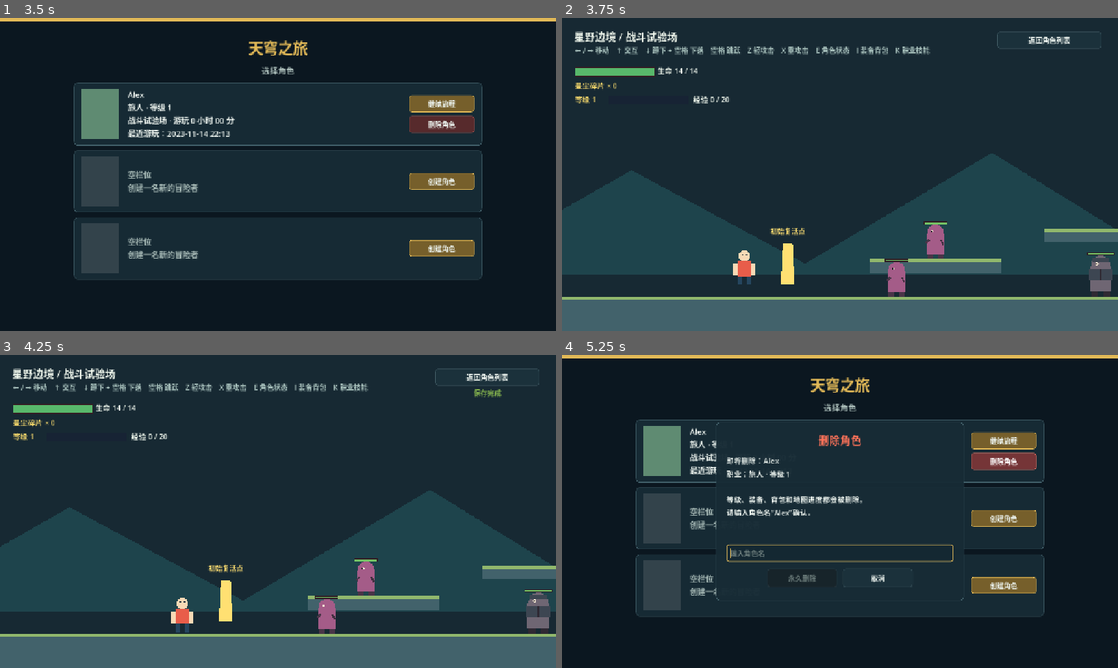
Above: before the commit, frames 1-4 (two rows, left to right).
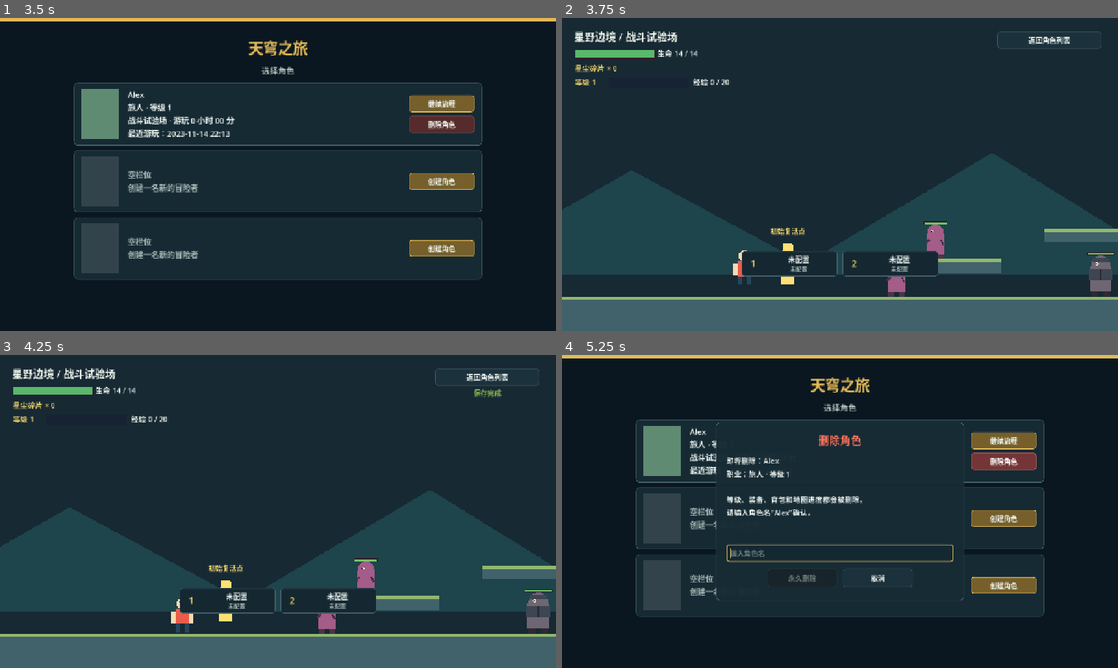
Above: after the commit, the same moments.

Repository: chenmi8090/2d-rpg-like
Game: Godot game, scene res://scenes/ui/character_select.tscn
Same seed, same stepped clock (60 frames per second), same inputs: the game is played once before the commit and once after it.
Inputs (mouse positions are in pixels of both pictures, inside the frame that each line leads up to):
- Up to frame 1 (3.5 s): click "创建角色" at 0.5 s; click (161, 118) at 1.27 s; type "Alex" at 1.35 s; click "旅人" at 2 s; click "创建角色" at 2.75 s
- Up to frame 2 (3.75 s): click "继续旅程" at 3.5 s
- Up to frame 3 (4.25 s): no input
- Up to frame 4 (5.25 s): click "返回角色列表" at 4.25 s; click "删除角色" at 5 s

Frame 1 is identical in both runs. In frame 2, 4.7% of the frame differs, in the area x 2-68%, y 9-83%; in frame 3, 4.7%; in frame 4, nothing differs.

Commit message:
feat(ui): add combat skill quickbar HUD

Diff:
--- a/scenes/levels/test_level.tscn
+++ b/scenes/levels/test_level.tscn
@@ -87,22 +87,13 @@
 theme_override_font_sizes/font_size = 24
 text = "天穹之旅 / 战斗试验场"
 
-[node name="Controls" type="Label" parent="Interface"]
-offset_left = 30.0
-offset_top = 62.0
-offset_right = 900.0
-offset_bottom = 94.0
-theme_override_colors/font_color = Color(0.68, 0.78, 0.76, 1)
-theme_override_font_sizes/font_size = 16
-text = "← / → 移动    ↑ 交互    ↓ 蹲下 + 空格 下落    空格 跳跃    Z 轻攻击    X 重攻击    E 角色状态    I 装备背包    K 职业技能"
-
 [node name="HealthPanel" type="Control" parent="Interface"]
 layout_mode = 3
 anchors_preset = 0
 offset_left = 30.0
-offset_top = 108.0
+offset_top = 68.0
 offset_right = 450.0
-offset_bottom = 220.0
+offset_bottom = 180.0
 
 [node name="HealthBack" type="ColorRect" parent="Interface/HealthPanel"]
 offset_top = 5.0
@@ -177,6 +168,108 @@
 text = "升级！"
 horizontal_alignment = 1
 vertical_alignment = 1
+mouse_filter = 2
+
+[node name="SkillQuickbarHUD" type="Control" parent="Interface"]
+layout_mode = 3
+anchors_preset = 7
+anchor_left = 0.5
+anchor_top = 1.0
+anchor_right = 0.5
+anchor_bottom = 1.0
+offset_left = -226.0
+offset_top = -184.0
+offset_right = 226.0
+offset_bottom = -126.0
+grow_horizontal = 2
+grow_vertical = 0
+mouse_filter = 2
+
+[node name="Slot1" type="PanelContainer" parent="Interface/SkillQuickbarHUD"]
+offset_right = 220.0
+offset_bottom = 58.0
+mouse_filter = 2
+
+[node name="Content" type="Control" parent="Interface/SkillQuickbarHUD/Slot1"]
+layout_mode = 2
+mouse_filter = 2
+
+[node name="KeyText" type="Label" parent="Interface/SkillQuickbarHUD/Slot1/Content"]
+offset_left = 10.0
+offset_top = 8.0
+offset_right = 44.0
+offset_bottom = 50.0
+theme_override_colors/font_color = Color(0.95, 0.84, 0.42, 1)
+theme_override_font_sizes/font_size = 22
+text = "1"
+horizontal_alignment = 1
+vertical_alignment = 1
+mouse_filter = 2
+
+[node name="NameText" type="Label" parent="Interface/SkillQuickbarHUD/Slot1/Content"]
+offset_left = 54.0
+offset_top = 7.0
+offset_right = 208.0
+offset_bottom = 31.0
+theme_override_colors/font_color = Color(0.92, 0.96, 0.92, 1)
+theme_override_font_sizes/font_size = 16
+text = "未配置"
+horizontal_alignment = 1
+mouse_filter = 2
+
+[node name="StatusText" type="Label" parent="Interface/SkillQuickbarHUD/Slot1/Content"]
+offset_left = 54.0
+offset_top = 31.0
+offset_right = 208.0
+offset_bottom = 52.0
+theme_override_colors/font_color = Color(0.66, 0.73, 0.72, 1)
+theme_override_font_sizes/font_size = 13
+text = "未配置"
+horizontal_alignment = 1
+mouse_filter = 2
+
+[node name="Slot2" type="PanelContainer" parent="Interface/SkillQuickbarHUD"]
+offset_left = 232.0
+offset_right = 452.0
+offset_bottom = 58.0
+mouse_filter = 2
+
+[node name="Content" type="Control" parent="Interface/SkillQuickbarHUD/Slot2"]
+layout_mode = 2
+mouse_filter = 2
+
+[node name="KeyText" type="Label" parent="Interface/SkillQuickbarHUD/Slot2/Content"]
+offset_left = 10.0
+offset_top = 8.0
+offset_right = 44.0
+offset_bottom = 50.0
+theme_override_colors/font_color = Color(0.95, 0.84, 0.42, 1)
+theme_override_font_sizes/font_size = 22
+text = "2"
+horizontal_alignment = 1
+vertical_alignment = 1
+mouse_filter = 2
+
+[node name="NameText" type="Label" parent="Interface/SkillQuickbarHUD/Slot2/Content"]
+offset_left = 54.0
+offset_top = 7.0
+offset_right = 208.0
+offset_bottom = 31.0
+theme_override_colors/font_color = Color(0.92, 0.96, 0.92, 1)
+theme_override_font_sizes/font_size = 16
+text = "未配置"
+horizontal_alignment = 1
+mouse_filter = 2
+
+[node name="StatusText" type="Label" parent="Interface/SkillQuickbarHUD/Slot2/Content"]
+offset_left = 54.0
+offset_top = 31.0
+offset_right = 208.0
+offset_bottom = 52.0
+theme_override_colors/font_color = Color(0.66, 0.73, 0.72, 1)
+theme_override_font_sizes/font_size = 13
+text = "未配置"
+horizontal_alignment = 1
 mouse_filter = 2
 
 [node name="HealthText" type="Label" parent="Interface/HealthPanel"]
--- a/scripts/player.gd
+++ b/scripts/player.gd
@@ -541,6 +541,37 @@
 
 func get_skill_cooldown_remaining(skill_id: StringName) -> float:
 	return maxf(float(_skill_cooldowns.get(skill_id, 0.0)) - _elapsed_time, 0.0)
+
+
+func get_skill_hud_status(slot_index: int) -> Dictionary:
+	if slot_index < 0 or slot_index >= _skill_quickbar.size():
+		return {"state": &"empty", "message": "未配置", "skill_id": &""}
+	var skill_id := _skill_quickbar[slot_index]
+	if skill_id == &"":
+		return {"state": &"empty", "message": "未配置", "skill_id": &""}
+	var definition := DefinitionRegistry.get_skill(skill_id)
+	if definition == null or not definition.is_active():
+		return {"state": &"unavailable", "message": "配置无效", "skill_id": skill_id}
+	var base_status := {
+		"skill_id": skill_id,
+		"display_name": definition.display_name,
+		"cooldown_remaining": get_skill_cooldown_remaining(skill_id),
+	}
+	if not definition.is_available_to_profession(get_profession_id()):
+		base_status.merge({"state": &"unavailable", "message": "职业不符"})
+		return base_status
+	if get_skill_rank(skill_id) <= 0:
+		base_status.merge({"state": &"unavailable", "message": "尚未学习"})
+		return base_status
+	if not _equipped_weapon_satisfies_skill(definition):
+		base_status.merge({"state": &"unavailable", "message": "武器不符"})
+		return base_status
+	var cooldown_remaining := float(base_status.cooldown_remaining)
+	if cooldown_remaining > 0.0:
+		base_status.merge({"state": &"cooldown", "message": "冷却 %.1f 秒" % cooldown_remaining})
+		return base_status
+	base_status.merge({"state": &"ready", "message": "可用"})
+	return base_status
 
 
 func can_cast_skill(skill_id: StringName) -> Dictionary:
--- a/scripts/test_level.gd
+++ b/scripts/test_level.gd
@@ -30,6 +30,18 @@
 @onready var _experience_fill: ColorRect = $Interface/HealthPanel/ExpFill
 @onready var _experience_text: Label = $Interface/HealthPanel/ExpText
 @onready var _level_up_text: Label = $Interface/LevelUpText
+@onready var _skill_hud_slots: Array[PanelContainer] = [
+	$Interface/SkillQuickbarHUD/Slot1,
+	$Interface/SkillQuickbarHUD/Slot2,
+]
+@onready var _skill_hud_names: Array[Label] = [
+	$Interface/SkillQuickbarHUD/Slot1/Content/NameText,
+	$Interface/SkillQuickbarHUD/Slot2/Content/NameText,
+]
+@onready var _skill_hud_statuses: Array[Label] = [
+	$Interface/SkillQuickbarHUD/Slot1/Content/StatusText,
+	$Interface/SkillQuickbarHUD/Slot2/Content/StatusText,
+]
 @onready var _backpack_panel: Control = $Interface/BackpackPanel
 @onready var _backpack_scroll: ScrollContainer = $Interface/BackpackPanel/ItemScroll
 @onready var _backpack_list: GridContainer = $Interface/BackpackPanel/ItemScroll/ItemList
@@ -85,6 +97,7 @@
 var _selected_skill_id: StringName = &""
 var _profession_skills: Array[SkillDefinition] = []
 var _skill_buttons_by_id: Dictionary = {}
+var _skill_hud_states: Array[StringName] = [&"", &""]
 var _level_up_tween: Tween
 var _reminder_versions: Dictionary = {}
 
@@ -103,9 +116,11 @@
 	_player.level_up.connect(_show_level_up)
 	_player.stats_changed.connect(_update_attributes_panel)
 	_player.equipment_changed.connect(_on_player_equipment_changed)
+	_player.equipment_changed.connect(_update_skill_quickbar_hud)
 	_player.equipment_inventory_changed.connect(_update_backpack_panel)
 	_player.equipment_equip_failed.connect(_on_equipment_equip_failed)
 	_player.skills_changed.connect(_update_skills_panel)
+	_player.skills_changed.connect(_update_skill_quickbar_hud)
 	_skills_decrease_button.pressed.connect(_decrease_selected_skill_rank)
 	_skills_increase_button.pressed.connect(_increase_selected_skill_rank)
 	_encounter_manager.experience_reward_accepted.connect(_on_experience_reward_accepted)
@@ -122,12 +137,14 @@
 	_update_equipment_panel()
 	_update_backpack_panel()
 	_update_skills_panel()
+	_update_skill_quickbar_hud()
 	_connect_enemy_drop_sources()
 	get_tree().node_added.connect(_on_node_added)
 
 
 func _process(_delta: float) -> void:
 	_update_world_interaction()
+	_update_skill_quickbar_hud()
 
 
 func _exit_tree() -> void:
@@ -455,6 +472,49 @@
 	_return_status_text.add_theme_color_override("font_color", UI_STYLE.TEXT_WARNING)
 	_backpack_feedback_text.add_theme_color_override("font_color", UI_STYLE.TEXT_WARNING)
 	_skills_feedback_text.add_theme_color_override("font_color", UI_STYLE.TEXT_WARNING)
+	for slot in _skill_hud_slots:
+		UI_STYLE.apply_panel_container(slot, true)
+
+
+func _update_skill_quickbar_hud() -> void:
+	for slot_index in _skill_hud_slots.size():
+		var status := _player.get_skill_hud_status(slot_index)
+		var state := StringName(status.get("state", &"empty"))
+		var display_name := String(status.get("display_name", "未配置"))
+		var message := String(status.get("message", "未配置"))
+		_skill_hud_names[slot_index].text = display_name
+		_skill_hud_statuses[slot_index].text = message
+		if _skill_hud_states[slot_index] != state:
+			_skill_hud_states[slot_index] = state
+			_apply_skill_hud_state(slot_index, state)
+
+
+func _apply_skill_hud_state(slot_index: int, state: StringName) -> void:
+	var background := UI_STYLE.SLOT_BG
+	var border := UI_STYLE.PANEL_BORDER
+	var name_color := UI_STYLE.TEXT_PRIMARY
+	var status_color := UI_STYLE.TEXT_MUTED
+	match state:
+		&"ready":
+			background = Color("183a33ee")
+			border = Color("66a683")
+			status_color = UI_STYLE.TEXT_SUCCESS
+		&"cooldown":
+			background = Color("252b34ee")
+			border = Color("596572")
+			name_color = Color("a6afb6")
+			status_color = Color("d1b36d")
+		&"unavailable":
+			background = Color("33252aee")
+			border = Color("86565a")
+			name_color = UI_STYLE.TEXT_DISABLED
+			status_color = UI_STYLE.TEXT_DANGER
+	_skill_hud_slots[slot_index].add_theme_stylebox_override(
+		"panel",
+		UI_STYLE.style_box(background, border, 1, 6)
+	)
+	_skill_hud_names[slot_index].add_theme_color_override("font_color", name_color)
+	_skill_hud_statuses[slot_index].add_theme_color_override("font_color", status_color)
 
 
 func _unhandled_input(event: InputEvent) -> void:
--- /dev/null
+++ b/tests/run_issue_16_skill_hud_tests.gd
@@ -0,0 +1,91 @@
+extends SceneTree
+
+var _failures: Array[String] = []
+
+
+func _init() -> void:
+	call_deferred("_run")
+
+
+func _run() -> void:
+	await _test_skill_hud()
+	if _failures.is_empty():
+		print("Issue #16 skill HUD tests passed")
+		quit(0)
+	else:
+		for failure in _failures:
+			push_error(failure)
+		quit(1)
+
+
+func _test_skill_hud() -> void:
+	var level_scene := load("res://scenes/levels/test_level.tscn") as PackedScene
+	var level := level_scene.instantiate()
+	root.add_child(level)
+	await process_frame
+	var player := level.get_node("Player") as Player
+	var hud := level.get_node("Interface/SkillQuickbarHUD") as Control
+	_expect(level.get_node_or_null("Interface/Controls") == null, "顶部常驻完整快捷键说明已移除")
+	_expect(hud != null and hud.mouse_filter == Control.MOUSE_FILTER_IGNORE, "技能 HUD 不拦截鼠标操作")
+	_expect(level._skill_hud_slots.size() == 2, "战斗 HUD 固定提供两个主动技能槽位")
+	_expect(
+		level.get_node("Interface/SkillQuickbarHUD/Slot1/Content/KeyText").text == "1"
+		and level.get_node("Interface/SkillQuickbarHUD/Slot2/Content/KeyText").text == "2",
+		"两个槽位显示数字键 1 和 2"
+	)
+	level._update_skill_quickbar_hud()
+	_expect(level._skill_hud_names[0].text == "未配置", "空槽显示未配置")
+	_expect(level._skill_hud_statuses[1].text == "未配置", "第二个空槽显示未配置状态")
+
+	var profile := player.get_save_snapshot()
+	profile["profession_id"] = "traveler"
+	profile["progression"] = {"level": 5, "experience": 0}
+	profile["skills"] = {
+		"unspent_points": 0,
+		"ranks": {
+			"blade_wave": 3,
+			"power_strike": 1,
+		},
+	}
+	profile["skill_quickbar"] = {"slots": ["blade_wave", "power_strike"]}
+	_expect(player.apply_save_snapshot(profile).ok, "HUD 测试载入两个有效主动技能")
+	level._update_skill_quickbar_hud()
+	_expect(level._skill_hud_names[0].text == "剑气斩", "槽位 1 显示已配置技能名称")
+	_expect(level._skill_hud_names[1].text == "破阵重击", "槽位 2 显示已配置技能名称")
+	_expect(level._skill_hud_statuses[0].text == "可用", "满足条件的技能显示可用")
+
+	player._skill_cooldowns[&"blade_wave"] = player._elapsed_time + 1.25
+	level._update_skill_quickbar_hud()
+	_expect(level._skill_hud_statuses[0].text.begins_with("冷却"), "冷却技能显示剩余秒数")
+	var cooldown_style := level._skill_hud_slots[0].get_theme_stylebox("panel") as StyleBoxFlat
+	_expect(cooldown_style != null and cooldown_style.bg_color == Color("252b34ee"), "冷却槽位使用灰暗状态")
+	player._elapsed_time += 1.3
+	level._update_skill_quickbar_hud()
+	_expect(level._skill_hud_statuses[0].text == "可用", "冷却结束后槽位恢复可用")
+
+	var staff := DefinitionRegistry.get_equipment(&"star_staff")
+	_expect(player.equip_item(staff), "HUD 测试可以切换为法杖")
+	level._update_skill_quickbar_hud()
+	_expect(level._skill_hud_statuses[0].text == "武器不符", "武器条件不满足时显示不可用原因")
+	var unavailable_style := level._skill_hud_slots[0].get_theme_stylebox("panel") as StyleBoxFlat
+	_expect(unavailable_style != null and unavailable_style.bg_color == Color("33252aee"), "不可用槽位具有明确颜色状态")
+
+	_expect(player.set_skill_quickbar_slot(1, &"").ok, "可以清空第二个快捷栏槽位")
+	_expect(level._skill_hud_names[1].text == "未配置", "快捷栏变化后 HUD 立即刷新")
+
+	player._skill_cooldowns[&"blade_wave"] = player._elapsed_time + 10.0
+	player.respawn(Player.RespawnReason.MANUAL_RESET)
+	level._update_skill_quickbar_hud()
+	_expect(player.get_skill_cooldown_remaining(&"blade_wave") == 0.0, "手动重置清理技能冷却")
+	_expect(not level._skill_hud_statuses[0].text.begins_with("冷却"), "重置后 HUD 不显示过期冷却")
+
+	_expect(level.get_node_or_null("Interface/InteractionPrompt") != null, "动态交互提示继续保留")
+	_expect(level.get_node_or_null("Interface/WorldStatus") != null, "世界状态动态提示继续保留")
+	_expect(level.get_node_or_null("Interface/SessionPanel/SaveStatusText") != null, "保存状态动态提示继续保留")
+	level.queue_free()
+	await process_frame
+
+
+func _expect(condition: bool, message: String) -> void:
+	if not condition:
+		_failures.append(message)
Not shown, added: tests/run_issue_16_skill_hud_tests.gd.uid
